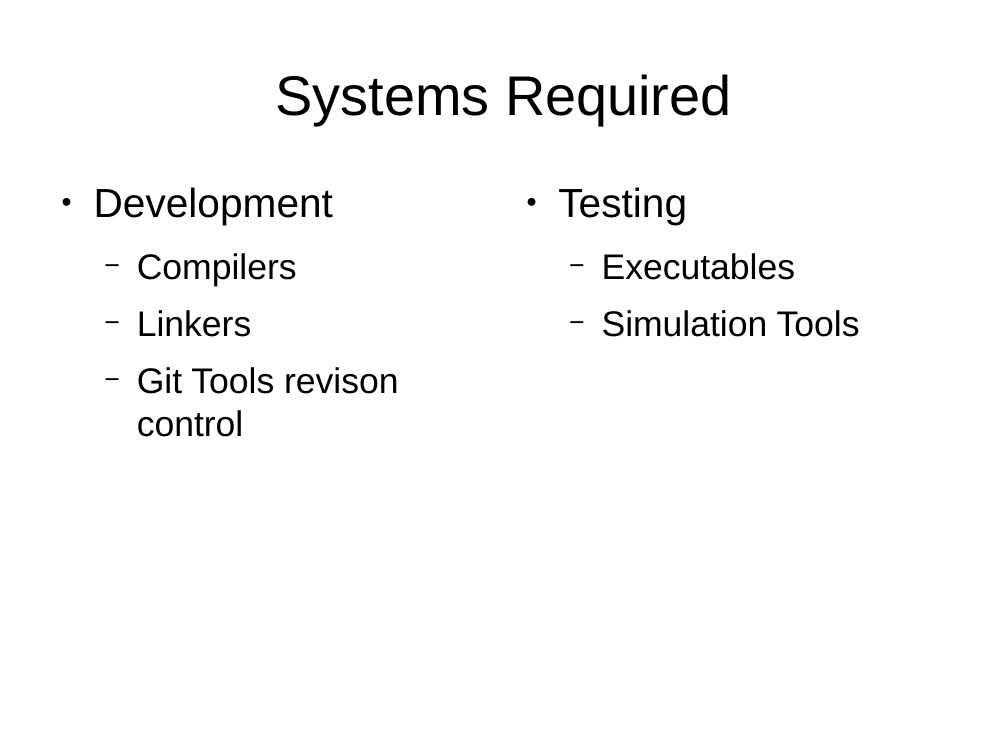
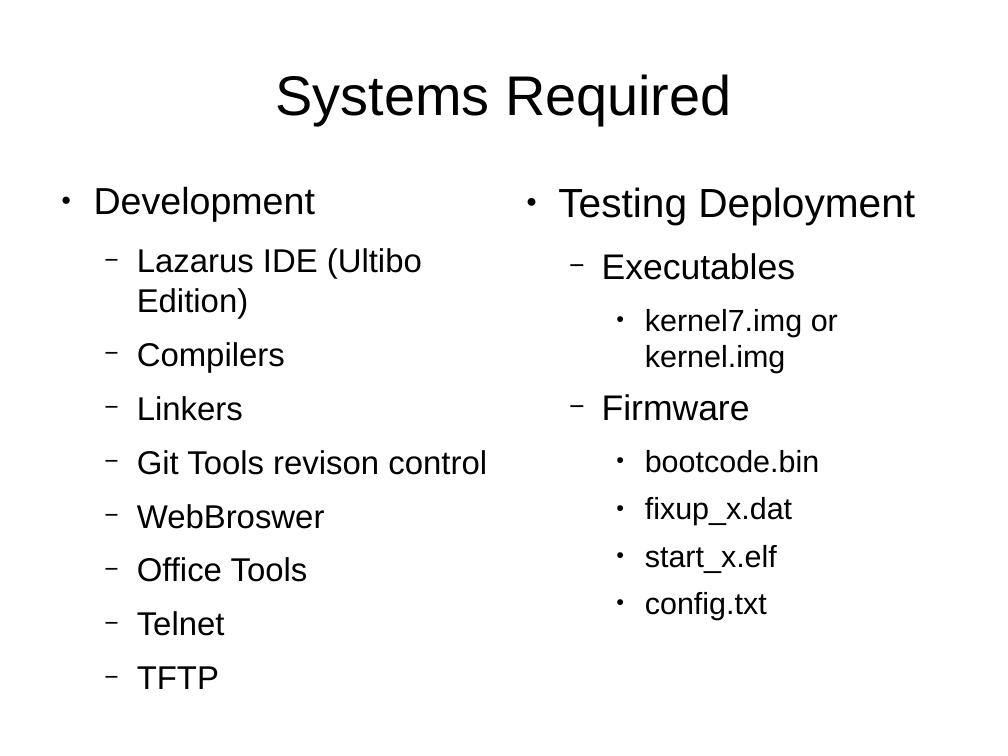
Before and after one commit to develone/raspbian-pi-gen, a slide deck: slide 2 of design.odp. Drawn at 1008x756 pixels with LibreOffice and Linux fonts; fonts in the diff are those of the drawing. Boxes give left, top, right and bottom in pixels: in the first picture for what was removed or moved away, otherwise in the second. Text is boxed around its words. In the diff, an @@ line names an element or a change of style, - is before the commit and + after.

Commit message:
update minor

```diff
--- a/design.odp
+++ b/design.odp
@@ text at (x1=94, y1=186, x2=487, y2=475): size 32 to 29.6 pt in "Development"; size 28 to 25.9 pt in "Compilers", "Linkers", "Git Tools revison control" @@
@@ text at (x1=558, y1=187, x2=915, y2=225): text changed @@
-● Testing
+● Testing Deployment
@@ text at (x1=137, y1=248, x2=422, y2=319): paragraph added @@
+  − Lazarus IDE (Ultibo Edition)
@@ text at (x1=602, y1=309, x2=838, y2=620): text changed; size 28 to 24 pt @@
-  − Simulation Tools
+    ● kernel7.img or kernel.img
+  − Firmware
+    ● bootcode.bin
+    ● fixup_x.dat
+    ● start_x.elf
+    ● config.txt
@@ text at (x1=137, y1=504, x2=325, y2=689): paragraphs added @@
+  − WebBroswer
+  − Office Tools
+  − Telnet
+  − TFTP
```
Also in this commit, not shown: 3 other slides changed, 1 slide added.
